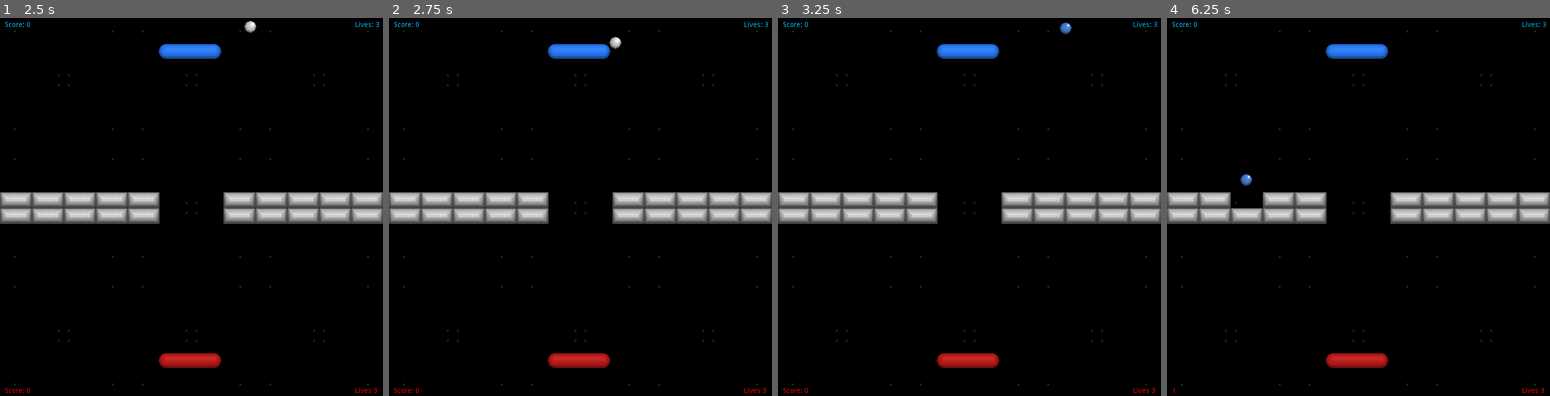
Above: before the commit, frames 1-4 (left to right).
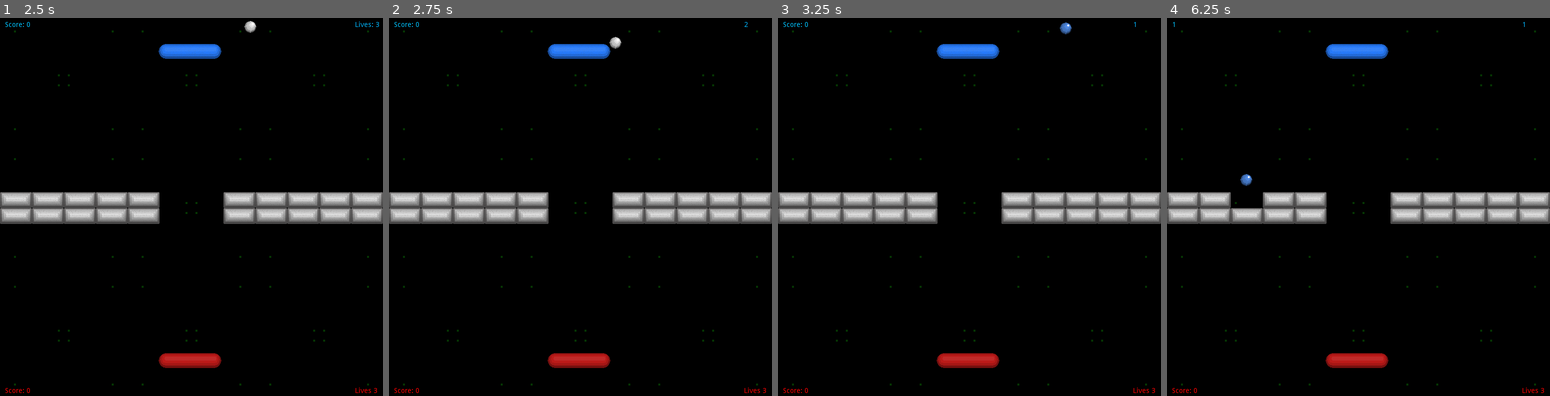
Above: after the commit, the same moments.

Repository: hiniko/BreakoutVs
Game: Godot game, scene res://Scenes/TestArena.tscn
Same seed, same stepped clock (60 frames per second), same inputs: the game is played once before the commit and once after it.
Inputs:
- Up to frame 1 (2.5 s): no input
- Up to frame 2 (2.75 s): no input
- Up to frame 3 (3.25 s): no input
- Up to frame 4 (6.25 s): no input

Frame 1 is identical in both runs. In frame 2, less than 0.1% of the frame differs, in the area x 92-99%, y 0-3%; in frame 3, less than 0.1%; in frame 4, 0.1%, in the area x 1-99%, y 0-100%.

Commit message:
Lives Lost Functionality

Diff:
--- a/BreakoutVs/Scenes/TestArena.tscn
+++ b/BreakoutVs/Scenes/TestArena.tscn
@@ -168,20 +168,20 @@
 
 [node name="Walls" type="Node" parent="."]
 
-[node name="Wall2" parent="Walls" instance=ExtResource( 3 )]
+[node name="leftWall" parent="Walls" instance=ExtResource( 3 )]
 position = Vector2( -19.9807, 383.958 )
 scale = Vector2( 2, 38.422 )
 
-[node name="Wall3" parent="Walls" instance=ExtResource( 3 )]
+[node name="rightWall" parent="Walls" instance=ExtResource( 3 )]
 position = Vector2( 788.361, 383.937 )
 scale = Vector2( 2, 38.422 )
 
-[node name="Wall4" parent="Walls" instance=ExtResource( 3 )]
+[node name="bottomWall" parent="Walls" instance=ExtResource( 3 )]
 position = Vector2( 383.925, 787.975 )
 rotation = 1.57079
 scale = Vector2( 2, 38.356 )
 
-[node name="Wall5" parent="Walls" instance=ExtResource( 3 )]
+[node name="topWall" parent="Walls" instance=ExtResource( 3 )]
 position = Vector2( 384, -20.2625 )
 rotation = 1.57079
 scale = Vector2( 2, 38.356 )
@@ -213,7 +213,7 @@
 [node name="player2ScoreCounter" type="Label" parent="UI"]
 margin_left = 10.296
 margin_top = 744.0
-margin_right = 77.296
+margin_right = 61.296
 margin_bottom = 758.0
 custom_colors/font_color = Color( 1, 0, 0, 1 )
 text = "Score: 0"
--- a/BreakoutVs/Src/Ball.gd
+++ b/BreakoutVs/Src/Ball.gd
@@ -33,6 +33,12 @@
 			if(lastTouch != BallOwner.Neutral):
 				collisionInfo.collider.destroy_brick(lastTouch)
 
+		if(collisionInfo.collider.name == "bottomWall"):
+			GameSignals.emit_signal("lifeLost", collisionInfo.collider.name)
+
+		if(collisionInfo.collider.name == "topWall"):
+			GameSignals.emit_signal("lifeLost", collisionInfo.collider.name)
+
 
 func updateBallSprite(newOwner):
 	# Update Sprite based on the last touch
--- a/BreakoutVs/Src/TestArena.gd
+++ b/BreakoutVs/Src/TestArena.gd
@@ -14,23 +14,26 @@
 
 func _ready():
 	GameSignals.connect("BrickDestroyed", self, "_playerScore")
-
+	GameSignals.connect("lifeLost", self, "_playerLives")
 func _process(delta):
 	pass
 
 func _playerScore(lastTouch, value):
 	print("calc Score")
-	if lastTouch == Ball.BallOwner.Red:
+	if lastTouch == Ball.BallOwner.Blue:
 		player1Score += value
 		p1ScoreUI.text = str(player1Score)
-	elif lastTouch == Ball.BallOwner.Blue:
+	elif lastTouch == Ball.BallOwner.Red:
 		player2Score += value
 		p2ScoreUI.text = str(player2Score)
 
-func playerLives():
-	player1Lives -= 1
-	p1LivesUI.text = str(player1Lives)
-	player2Lives -= 1
-	p2LivesUI.text = str(player2Lives)
-#	if lives == 0
+func _playerLives(wallName):
+	if wallName == "topWall":
+		player1Lives -= 1
+		p1LivesUI.text = str(player1Lives)
+	elif wallName == "bottomWall":
+		player2Lives -= 1
+		p2LivesUI.text = str(player2Lives)
+	if player1Lives || player2Lives == 0:
+		print("Game over")
 #	display "game over"
--- a/BreakoutVs/Src/signals.gd
+++ b/BreakoutVs/Src/signals.gd
@@ -1,3 +1,4 @@
 extends Node
 
 signal BrickDestroyed(lastHit, value)
+signal lifeLost(wallName)
--- a/BreakoutVs/project.godot
+++ b/BreakoutVs/project.godot
@@ -18,16 +18,10 @@
 "class": "Paddle",
 "language": "GDScript",
 "path": "res://Src/Paddle.gd"
-}, {
-"base": "Node",
-"class": "Signals",
-"language": "GDScript",
-"path": "res://Src/signals.gd"
 } ]
 _global_script_class_icons={
 "Ball": "",
-"Paddle": "",
-"Signals": ""
+"Paddle": ""
 }
 
 [android]
